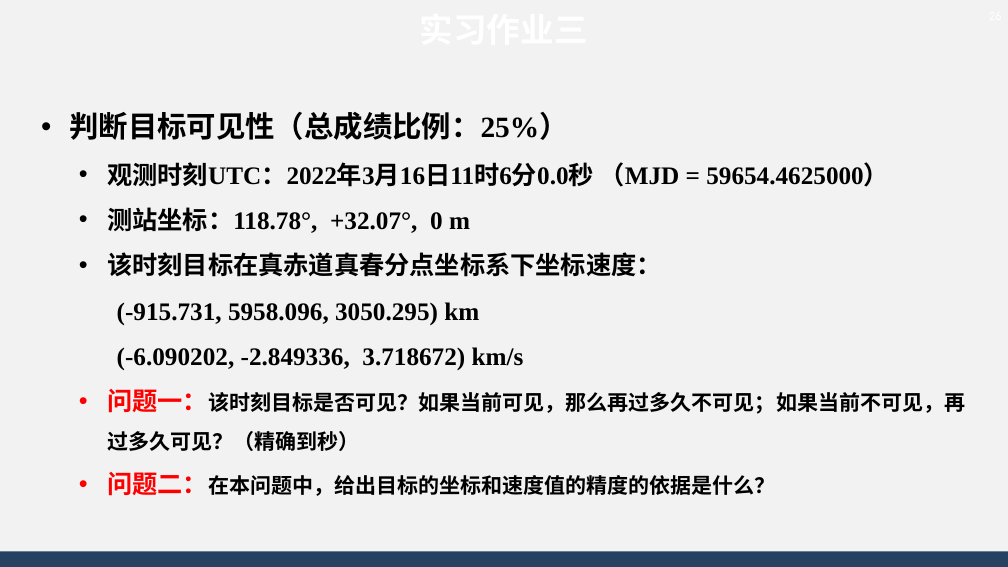
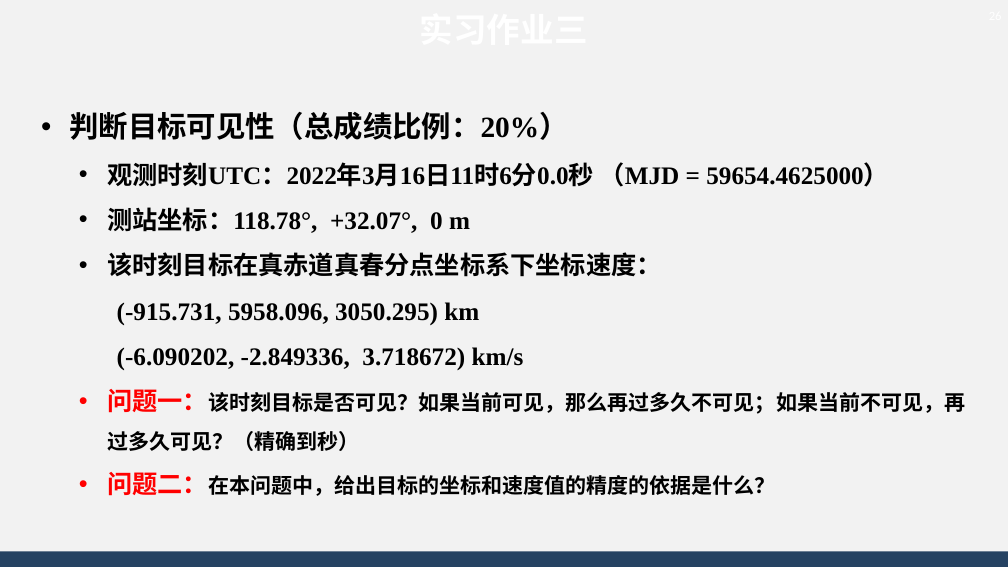
Before and after one commit to AsBackup/DAOSSA, a slide deck: slide 26 of 05-06 人造天体运动方程与二体问题积分.pptx. Drawn at 1008x567 pixels with LibreOffice and Linux fonts; fonts in the diff are those of the drawing; background and template pictures are left out. Boxes give left, top, right and bottom in pixels: in the first picture for what was removed or moved away, otherwise in the second. Text is boxed around its words. In the diff, an @@ line names an element or a change of style, - is before the commit and + after.

Commit message:
score ratio adjust

```diff
--- a/05-06 人造天体运动方程与二体问题积分.pptx
+++ b/05-06 人造天体运动方程与二体问题积分.pptx
@@ text at (69,112,568,140): text changed @@
-• 判断目标可见性（总成绩比例：25%）
+• 判断目标可见性（总成绩比例：20%）
```
